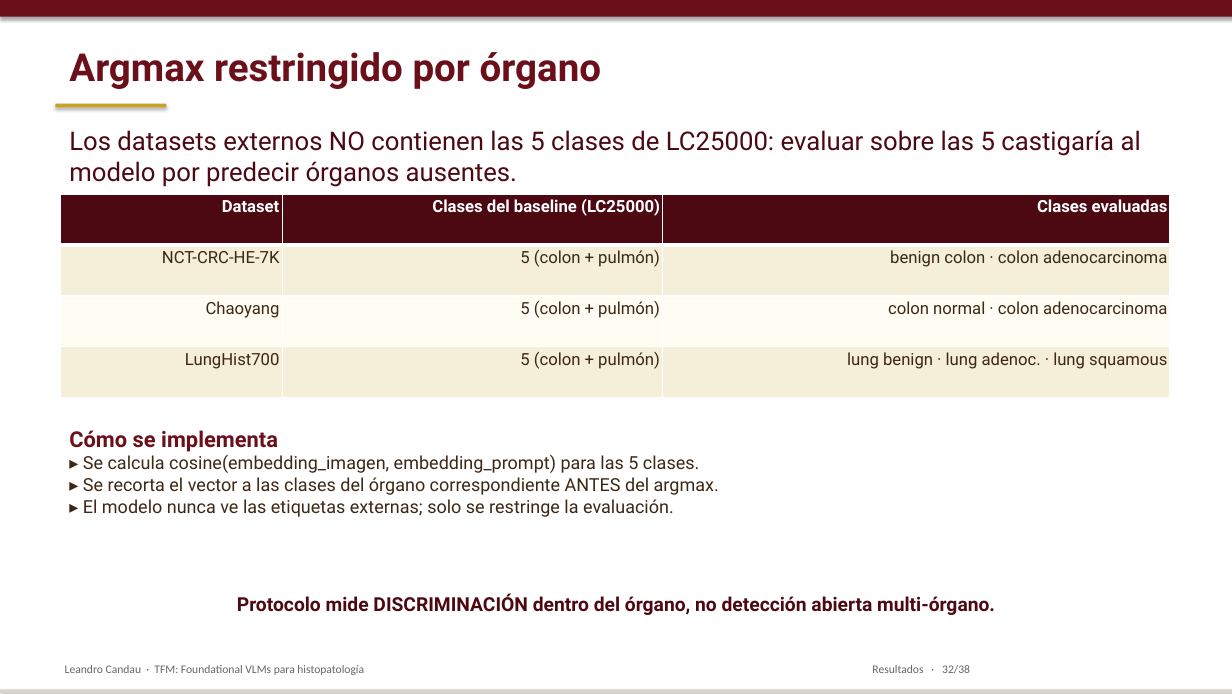
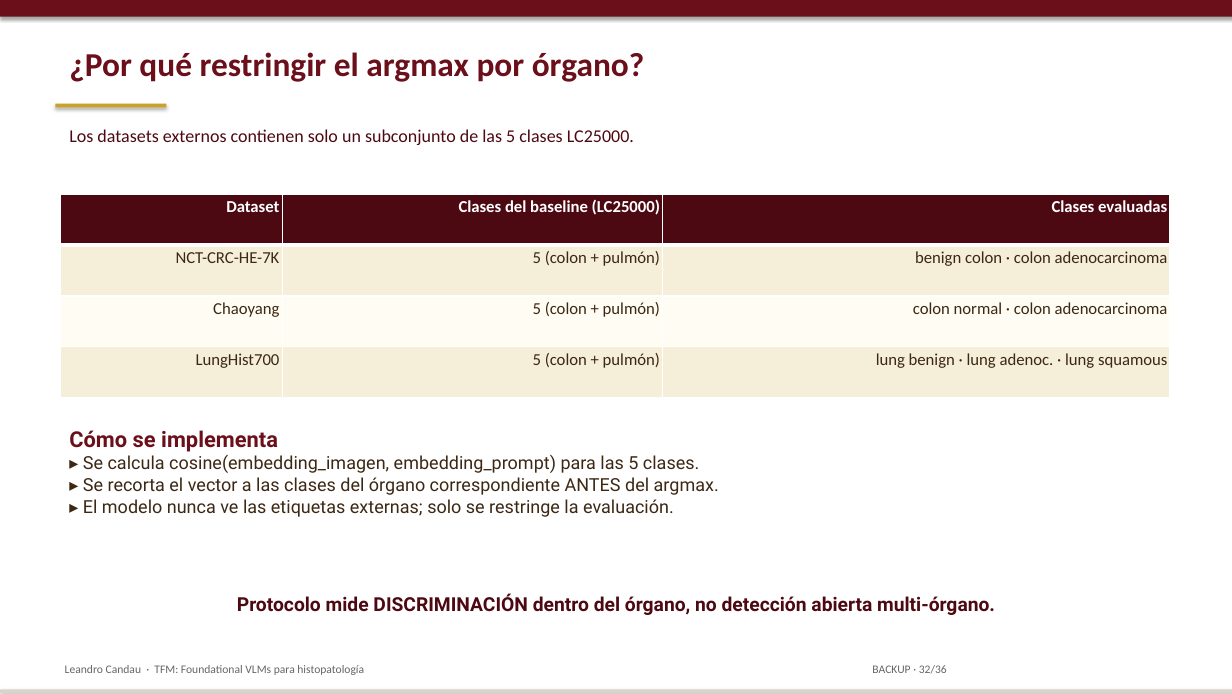
Before and after one commit to lcandau/histopathology-clip-lab, a slide deck: slide 32 of report/TFM_defense.pptx. Drawn at 1232x694 pixels with LibreOffice and Linux fonts; fonts in the diff are those of the drawing. Boxes give left, top, right and bottom in pixels: in the first picture for what was removed or moved away, otherwise in the second. Text is boxed around its words. In the diff, an @@ line names an element or a change of style, - is before the commit and + after.

```diff
--- a/report/TFM_defense.pptx
+++ b/report/TFM_defense.pptx
@@ text at <box>69,52,645,82</box>: text changed; size 30 to 26 pt; font Roboto to Calibri @@
-Argmax restringido por órgano
+¿Por qué restringir el argmax por órgano?
@@ text at <box>69,129,634,145</box>: text changed; size 20 to 14 pt; font Roboto to Calibri @@
-Los datasets externos NO contienen las 5 clases de LC25000: evaluar sobre las 5 castigaría al modelo por predecir órganos ausentes.
+Los datasets externos contienen solo un subconjunto de las 5 clases LC25000.
@@ table at <box>60,194,1170,398</box> @@
@@ font Roboto to Calibri @@
@@ text at <box>872,665,947,673</box>: text changed @@
-Resultados · 32/38
+BACKUP · 32/36
```
Also in this commit, not shown: 28 other slides changed, 1 slide added, 3 slides removed.
